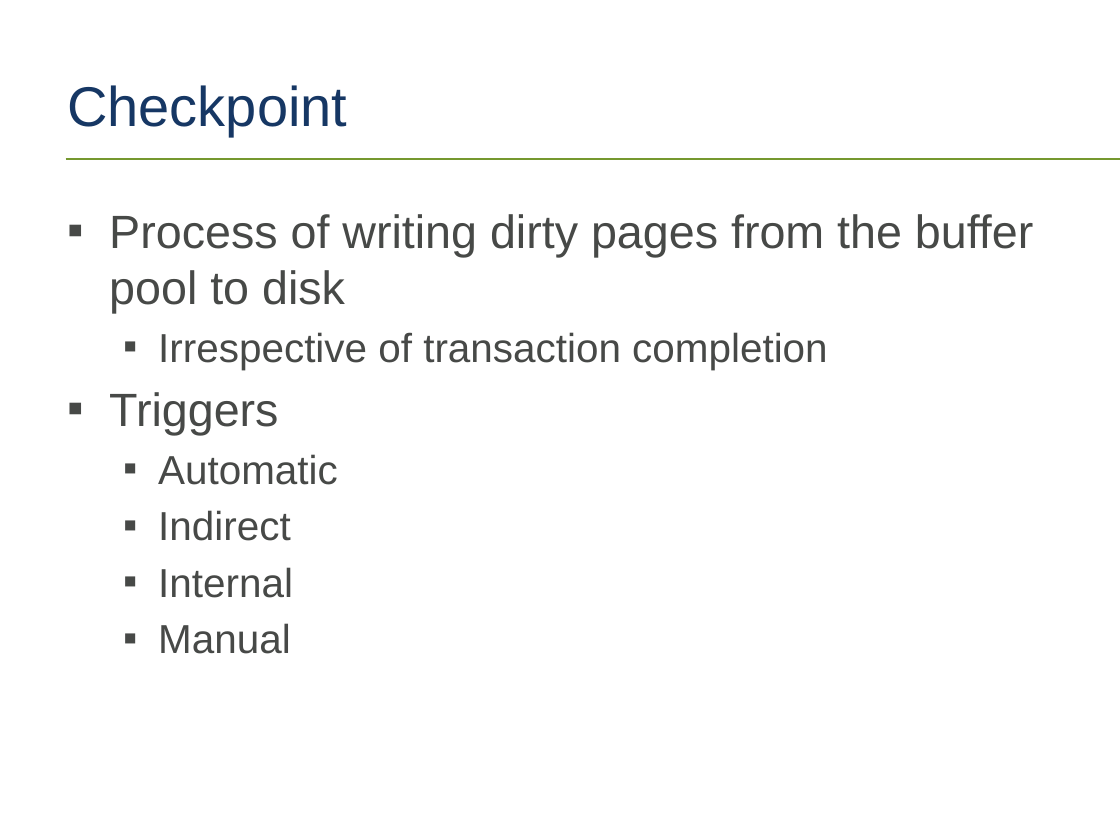
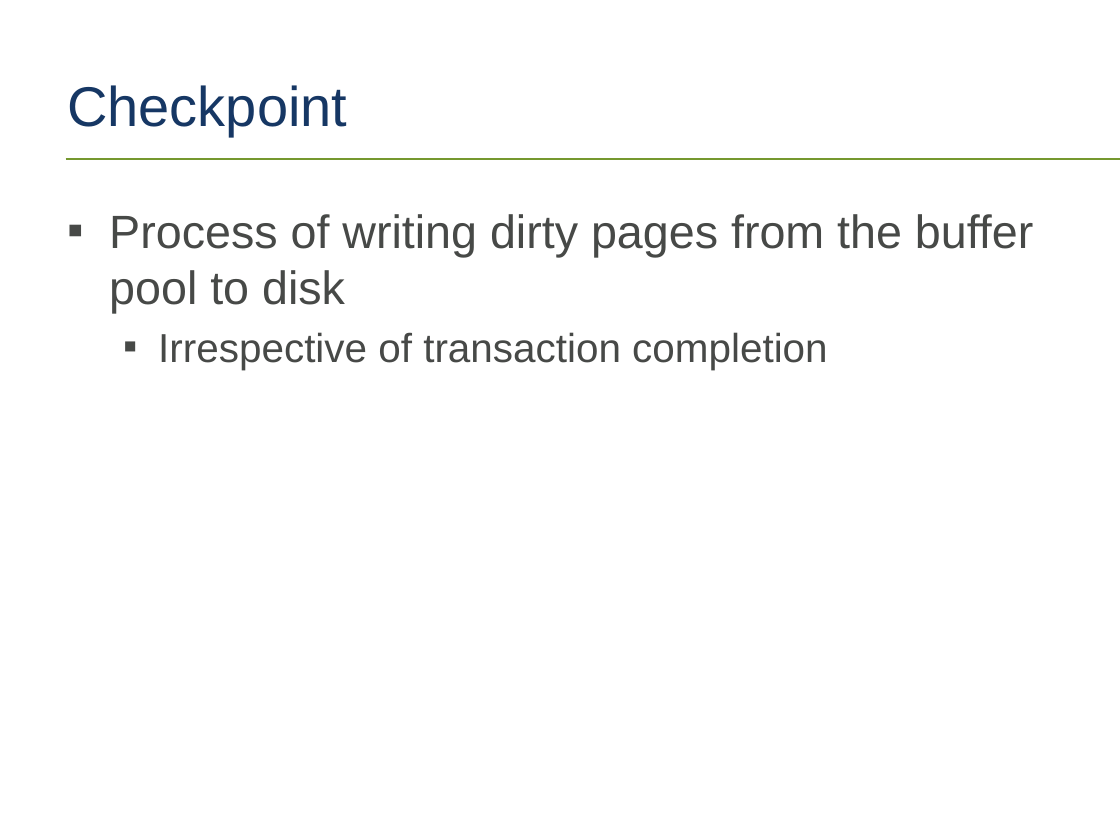
Before and after one commit to tf3604/LogFilePresentation, a slide deck: slide 25 of TransactionLog.pptx. Drawn at 1120x840 pixels with LibreOffice and Linux fonts; fonts in the diff are those of the drawing; background and template pictures are left out. Boxes give left, top, right and bottom in pixels: in the first picture for what was removed or moved away, otherwise in the second. Text is boxed around its words. In the diff, an @@ line names an element or a change of style, - is before the commit and + after.

Commit message:
A bit of detail on checkpoints.

```diff
--- a/TransactionLog.pptx
+++ b/TransactionLog.pptx
@@ text at <box>109,392,338,654</box>: paragraphs removed @@
-▪ Triggers
-  ▪ Automatic
-  ▪ Indirect
-  ▪ Internal
-  ▪ Manual
```
Also in this commit, not shown: 1 slide added.
